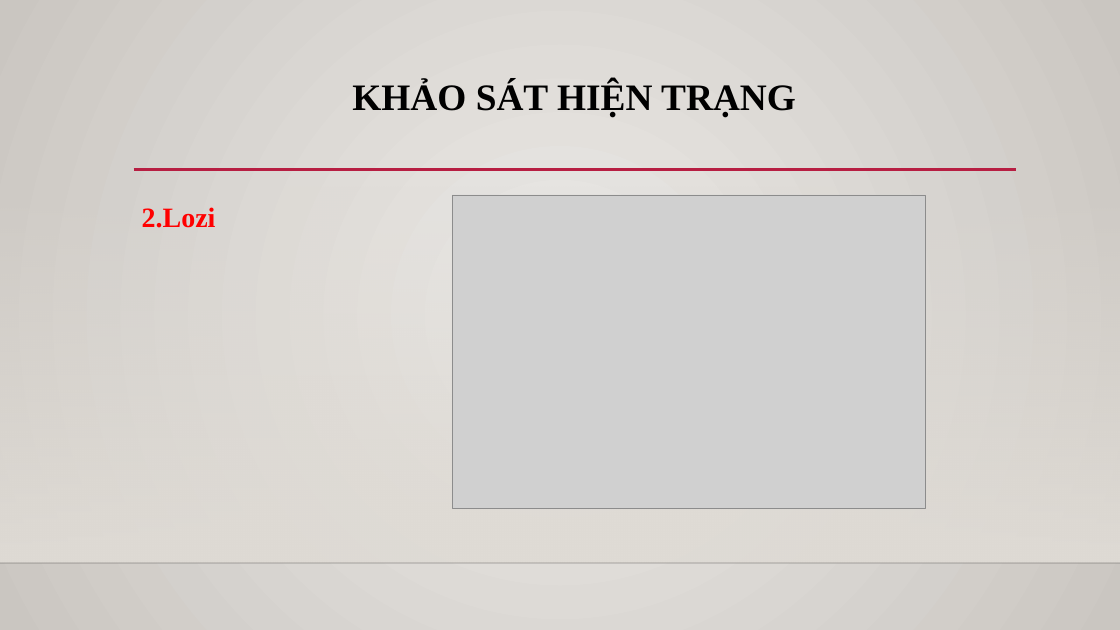
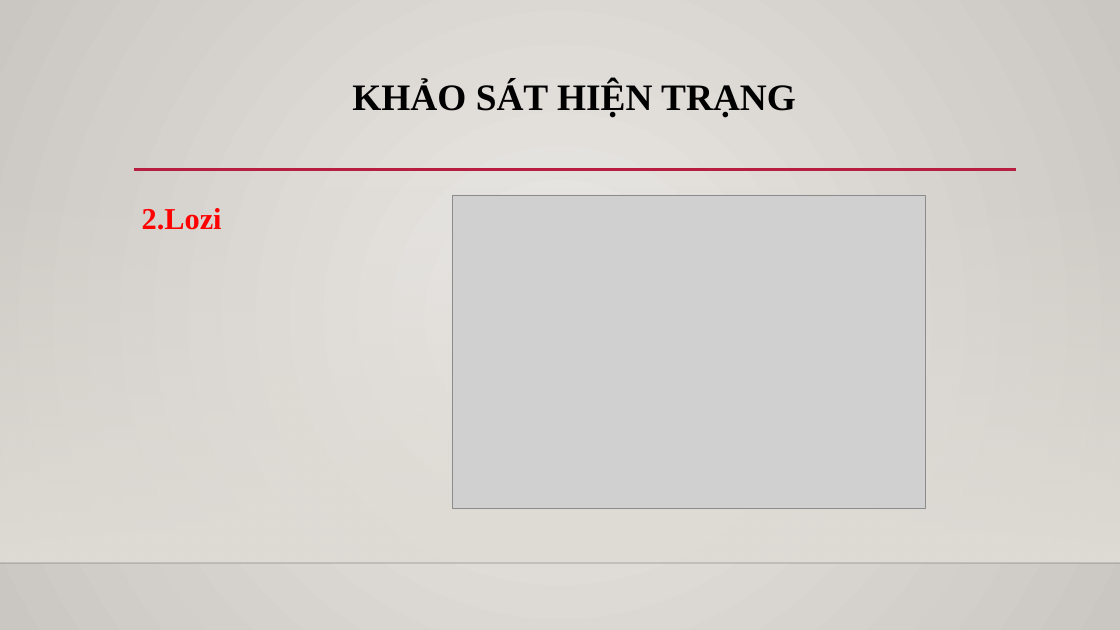
Before and after one commit to thecuong/timquanan, a slide deck: slide 4 of SlideThuyetTrinh.pptx. Drawn at 1120x630 pixels with LibreOffice and Linux fonts; fonts in the diff are those of the drawing; grey boxes stand for pictures; background and template pictures are left out. Boxes give left, top, right and bottom in pixels: in the first picture for what was removed or moved away, otherwise in the second. Text is boxed around its words. In the diff, an @@ line names an element or a change of style, - is before the commit and + after.

```diff
--- a/SlideThuyetTrinh.pptx
+++ b/SlideThuyetTrinh.pptx
@@ text "2.Lozi" at [142,208,222,230]: size 24 to 26 pt @@
```
Also in this commit, not shown: 4 other slides changed, 1 other file.
